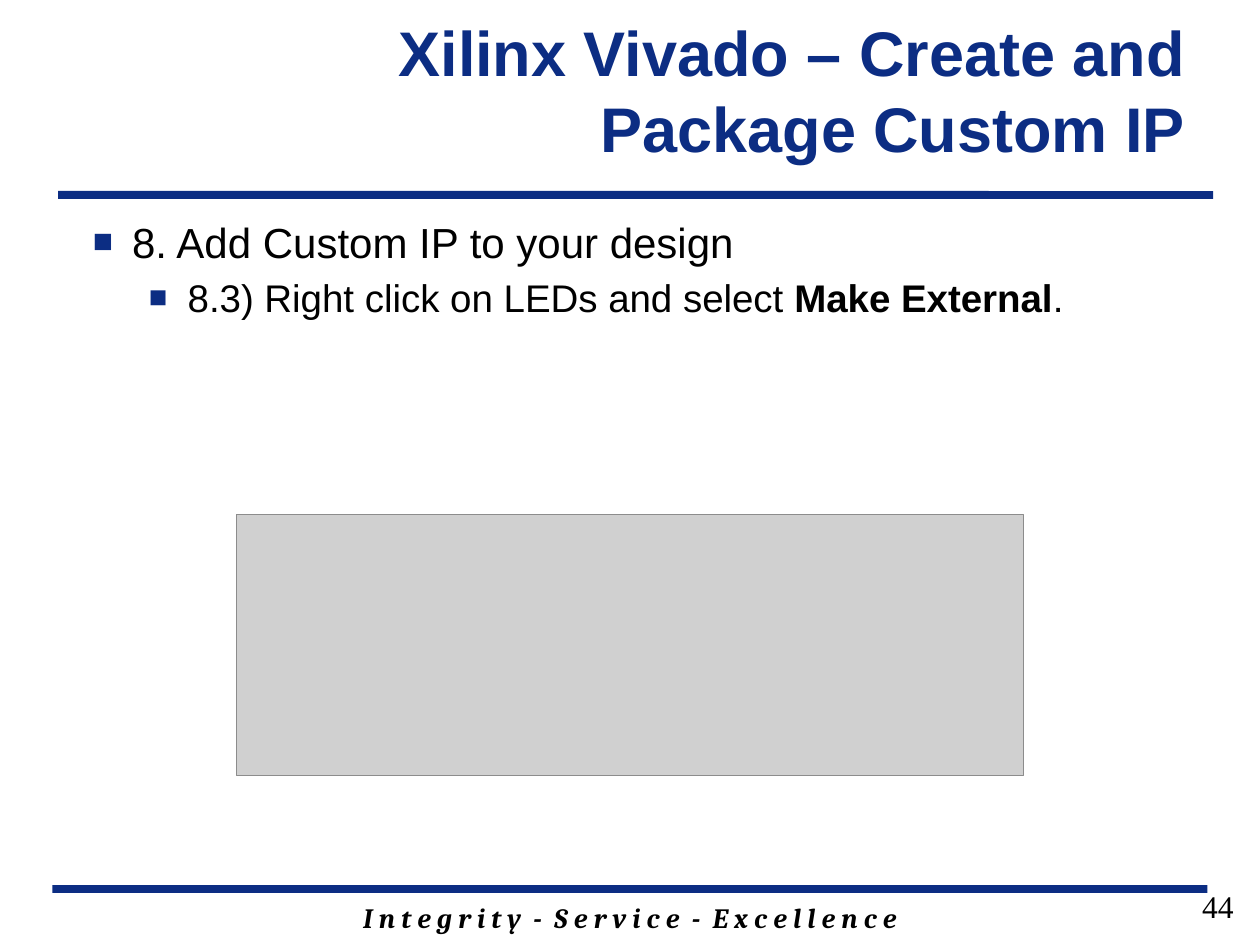
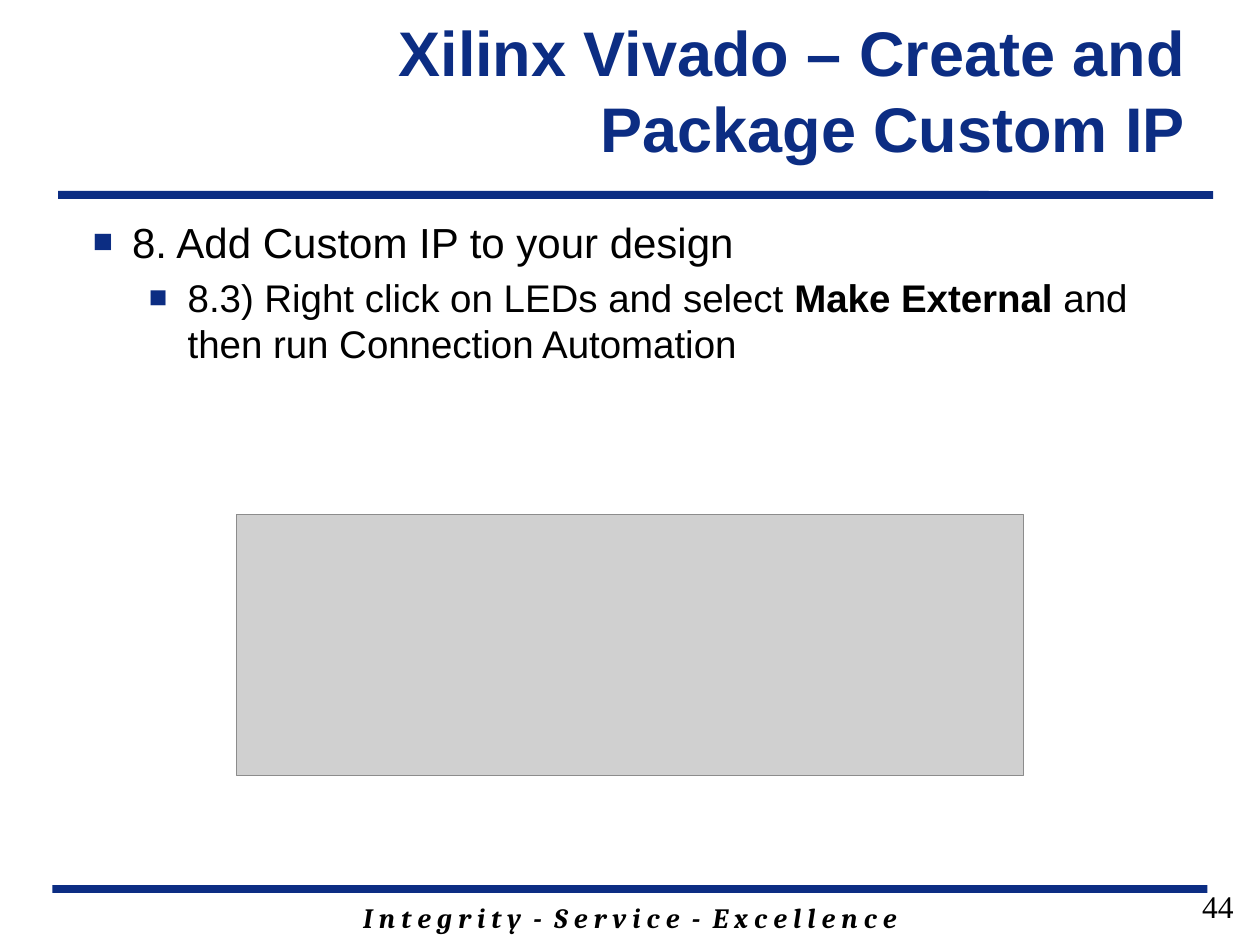
Before and after one commit to jfalkinburg/ECE383_web, a slide deck: slide 44 of lecture/slides/ECE_383_Lec18.pptx. Drawn at 1260x945 pixels with LibreOffice and Linux fonts; fonts in the diff are those of the drawing; grey boxes stand for pictures; background and template pictures are left out. Boxes give left, top, right and bottom in pixels: in the first picture for what was removed or moved away, otherwise in the second. Text is boxed around its words. In the diff, an @@ line names an element or a change of style, - is before the commit and + after.

```diff
--- a/lecture/slides/ECE_383_Lec18.pptx
+++ b/lecture/slides/ECE_383_Lec18.pptx
@@ text at (188, 284, 1127, 359): text changed @@
-  ■ 8.3) Right click on LEDs and select Make External.
+  ■ 8.3) Right click on LEDs and select Make External and then run Connection Automation
```
Also in this commit, not shown: 3 other slides changed, 2 other files.
